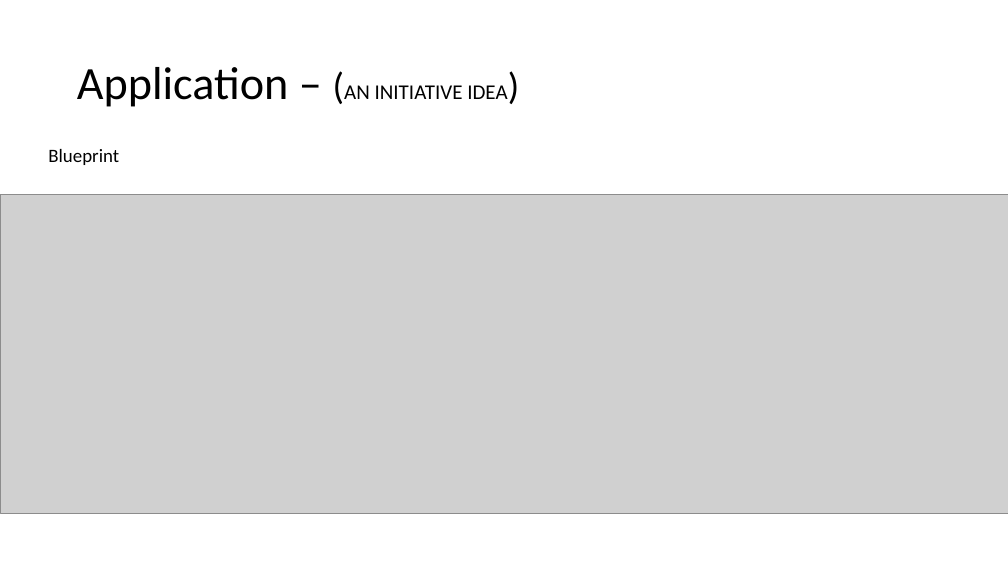
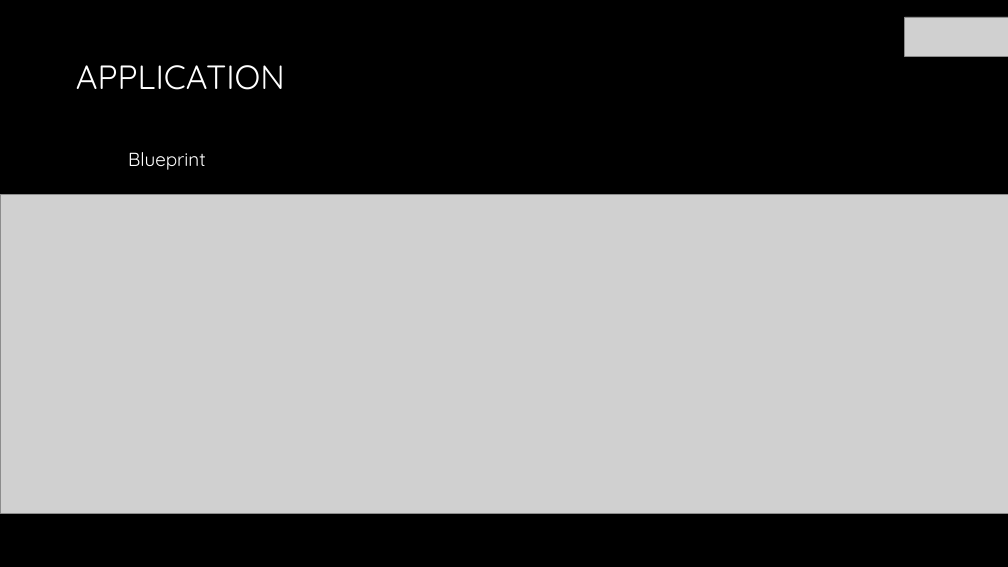
Before and after one commit to ramprasad-bharadwaj/PRISM-NeRF-Project, a slide deck: slide 13 of NeRF GenAI Rendered Models.pptx. Drawn at 1008x567 pixels with LibreOffice and Linux fonts; fonts in the diff are those of the drawing; grey boxes stand for pictures; background and template pictures are left out. Boxes give left, top, right and bottom in pixels: in the first picture for what was removed or moved away, otherwise in the second. Text is boxed around its words. In the diff, an @@ line names an element or a change of style, - is before the commit and + after.

```diff
--- a/NeRF GenAI Rendered Models.pptx
+++ b/NeRF GenAI Rendered Models.pptx
@@ background #FFFFFF to picture (left out) @@
@@ picture added at [905,17,1008,56] @@
@@ title at [76,65,285,90]: text changed; size 20 to 32 pt; font Calibri to Quicksand; text colour #000000 to gradient #FFFFFF to #A6A6A6 @@
-Application – (AN INITIATIVE IDEA)
+APPLICATION
@@ text "Blueprint": place and size @@
-text "Blueprint" at [48,149,119,165]
+text "Blueprint" at [128,152,206,170]
@@ text "Blueprint" at [128,152,206,170]: font Calibri to Quicksand, text colour #000000 to #FFFFFF @@
```
Also in this commit, not shown: 12 other slides changed, 1 other file.
